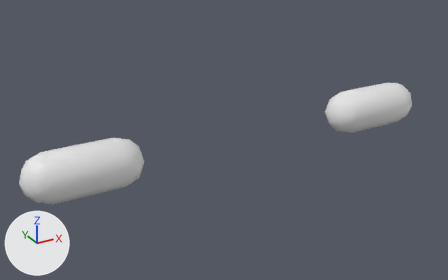
The OBJ model parts/meshes/b_moto_fork_trim.obj, before and after one commit.
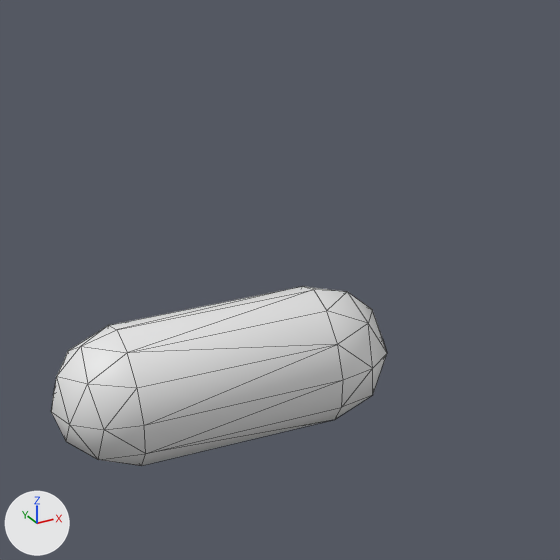
There are two pictures of each version: one whole from a camera (50 mm lens) standing at (-0.503, -1.235, 0.895) and looking at (0.14, -0.065, 0.31), one close up on the part from 0% to 47% of the width and 11% to 86% of the height. Arrows for +X, +Y and +Z are at lower left; the lights stay in place. The first two pictures are the older version. The close-ups show mesh edges as thin lines. Where no turn or scale is listed for an object, it has been applied to the vertices.

In view in the first close-up: 'b_moto_fork_trim'.
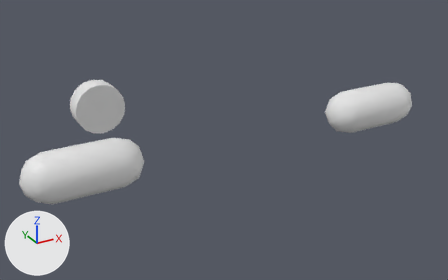
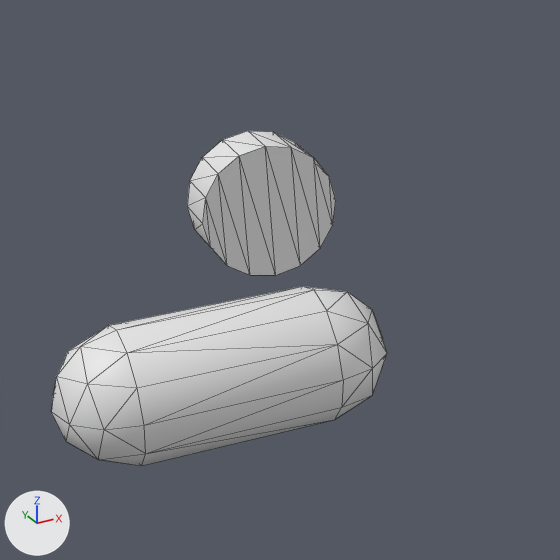
Edits to the scene script, one JSON object a line:
```json
{"block": "me_b_moto_fork_trim", "where": "# used by ob_b_moto_fork_trim; location = (0.0, 0.0, 0.0)"}
{"op": "remove", "block": "me_b_moto_fork_trim", "code": "me_b_moto_fork_trim.from_pydata(...)  # 100 vertices, 192 faces; spans x -0.377..0.377, y -0.427..-0.347, z 0.433..0.512"}
{"op": "add", "block": "me_b_moto_fork_trim", "code": "me_b_moto_fork_trim.from_pydata(...)  # 132 vertices, 252 faces; spans x -0.377..0.377, y -0.427..0.485, z 0.172..0.512"}
{"block": "me_b_moto_fork_trim", "change": "me_b_moto_fork_trim part 1: a new loose piece, a 16-sided cylinder along y spanning x -0.075..0.075, y 0.425..0.485, z 0.172..0.322"}
```

Changed parts and their boxes (x1, y1, x2, y2) in the close-ups (560 x 560 px):
```json
{"object": "b_moto_fork_trim", "change": "reshaped", "before": [51, 286, 387, 466], "after": [51, 131, 387, 466]}
{"part": 1, "of": "me_b_moto_fork_trim", "change": "added", "after": [187, 131, 336, 275]}
```
